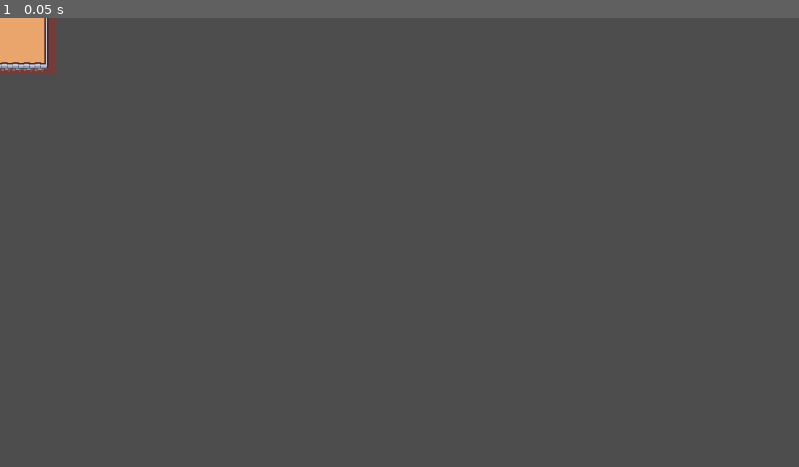
Above: before the commit, frame 1.
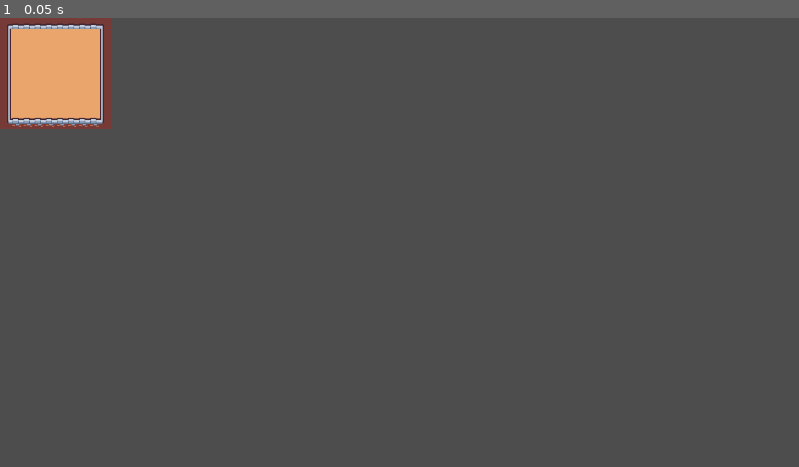
Above: after the commit, the same moment.

Repository: zachn988/Fall2020_CSC403_Project_ZWN
Game: Godot game, scene res://map_1.tscn
Two runs of this game, one before a commit and one after it. Both use one fixed random seed, a clock stepped at 60 frames per second and the inputs below. Before the commit the project has no main scene; this scene is started directly in both runs. The engine's default icon, where the game draws it, is replaced by a stand-in: a white triangle on a blue panel in a dark square.
Inputs:
- Up to frame 1 (0.05 s): no input

The runs differ from the first frame. In frame 1, 3.1% of the frame differs, in the area x 0-14%, y 0-25%.

Commit message:
enemy spawn locations and timer

Diff:
--- /dev/null
+++ b/CSC 403 Game/enemyTimer.gd
@@ -0,0 +1,12 @@
+extends Timer
+
+
+# Called when the node enters the scene tree for the first time.
+func _ready():
+	enemyTi
+	pass # Replace with function body.
+
+
+# Called every frame. 'delta' is the elapsed time since the previous frame.
+func _process(delta):
+	pass
--- a/CSC 403 Game/map_1.gd
+++ b/CSC 403 Game/map_1.gd
@@ -1,10 +1,23 @@
 extends TileMap
 
+@export var enemyScene: PackedScene
 # Called when the node enters the scene tree for the first time.
 func _ready():
+	new_game()
 	pass # Replace with function body.
 
 
 # Called every frame. 'delta' is the elapsed time since the previous frame.
 func _process(delta):
 	pass
+
+func _on_mob_timer_timeout():
+	var enemy = enemyScene.instantiate()
+	var enemySpawnLocation = get_node("enemyPath/enemySpawns")
+	enemySpawnLocation.progress_ratio = randf()
+	var direction = enemySpawnLocation.rotation + PI/2
+	enemy.position = enemySpawnLocation.position
+	add_child(enemy)
+
+func new_game():
+	$enemyTimer.start()
--- a/CSC 403 Game/map_1.tscn
+++ b/CSC 403 Game/map_1.tscn
@@ -1,7 +1,8 @@
-[gd_scene load_steps=5 format=3 uid="uid://cxavihuq3rv36"]
+[gd_scene load_steps=7 format=3 uid="uid://cxavihuq3rv36"]
 
 [ext_resource type="Texture2D" uid="uid://gugxkntqvp48" path="res://assets/tilemap_packed.png" id="1_8dnj5"]
 [ext_resource type="Script" path="res://map_1.gd" id="2_24cv1"]
+[ext_resource type="PackedScene" uid="uid://c8drw0jajx1va" path="res://enemy.tscn" id="3_1siko"]
 
 [sub_resource type="TileSetAtlasSource" id="TileSetAtlasSource_tyfgb"]
 texture = ExtResource("1_8dnj5")
@@ -414,7 +415,14 @@
 physics_layer_0/collision_layer = 128
 sources/1 = SubResource("TileSetAtlasSource_tyfgb")
 
+[sub_resource type="Curve2D" id="Curve2D_nk15j"]
+_data = {
+"points": PackedVector2Array(0, 0, 0, 0, -59, -54, 0, 0, 0, 0, 52, -53, 0, 0, 0, 0, 50, 52, 0, 0, 0, 0, -54, 51, 0, 0, 0, 0, -59, -54)
+}
+point_count = 5
+
 [node name="map1" type="TileMap"]
+position = Vector2(80, 80)
 tile_set = SubResource("TileSet_47esk")
 format = 2
 layer_0/name = "floor"
@@ -427,4 +435,18 @@
 layer_1/z_index = 0
 layer_1/tile_data = PackedInt32Array(262148, 196609, 2, 327675, 65537, 2, -327676, 196609, 0, -262149, 65537, 0, 262139 …(595 unchanged characters)…
 script = ExtResource("2_24cv1")
+enemyScene = ExtResource("3_1siko")
 metadata/_edit_group_ = true
+
+[node name="Marker2D" type="Marker2D" parent="."]
+
+[node name="enemyPath" type="Path2D" parent="."]
+curve = SubResource("Curve2D_nk15j")
+
+[node name="enemySpawns" type="PathFollow2D" parent="enemyPath"]
+position = Vector2(-59, -54)
+rotation = 0.00900877
+
+[node name="enemyTimer" type="Timer" parent="."]
+wait_time = 10.0
+one_shot = true
--- a/CSC 403 Game/project.godot
+++ b/CSC 403 Game/project.godot
@@ -11,6 +11,7 @@
 [application]
 
 config/name="CSC 403 Game"
+run/main_scene="res://map_1.tscn"
 config/features=PackedStringArray("4.1", "Forward Plus")
 config/icon="res://icon.svg"
 
